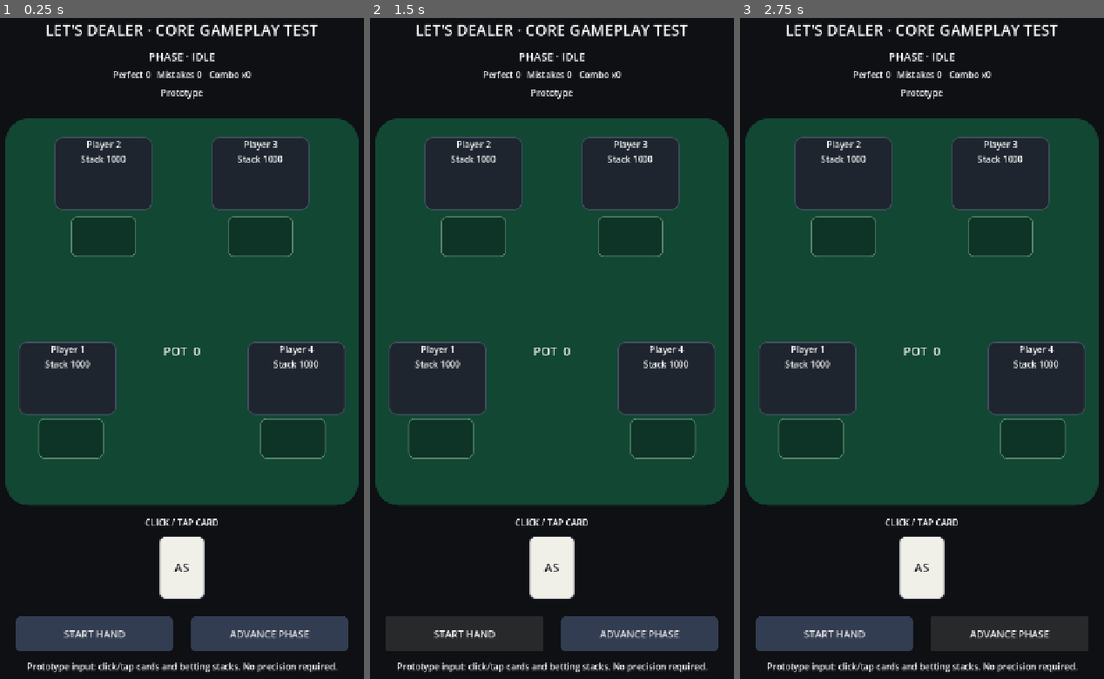
Above: before the commit, frames 1-3 (left to right).
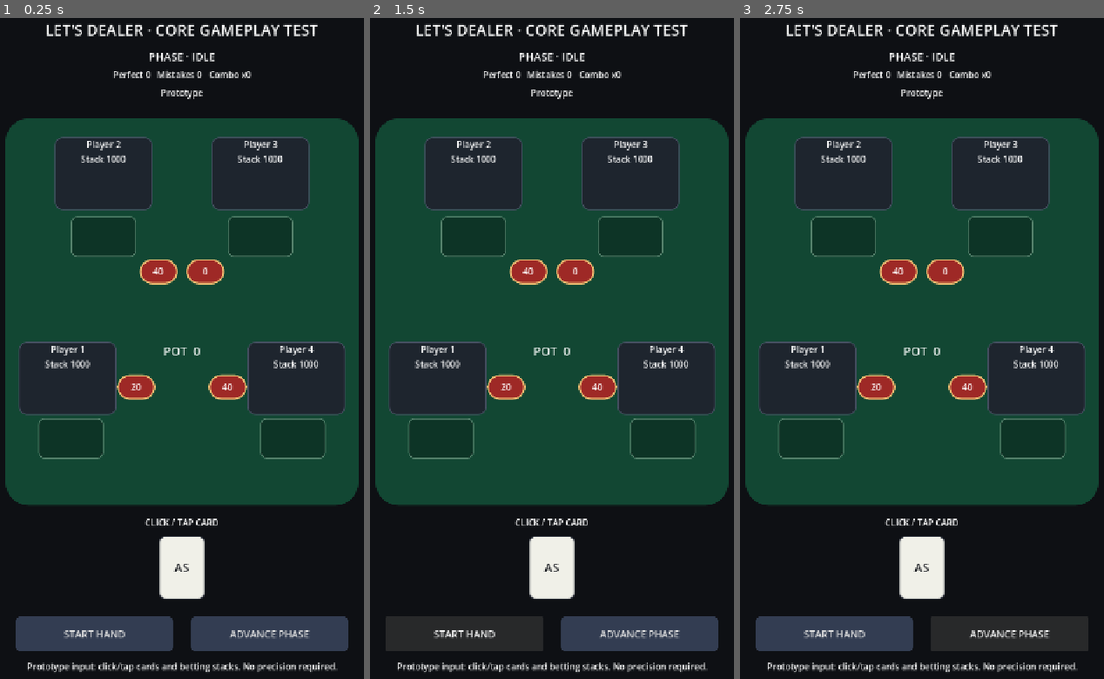
Above: after the commit, the same moments.

Repository: Queenrain9/lets-dealer
Game: Godot game, scene res://scenes/table_test.tscn
The game is run twice, just before and just after one commit, with the same random seed, the same clock (stepped at 60 frames per second) and the same inputs.
Inputs:
- Up to frame 1 (0.25 s): no input
- Up to frame 2 (1.5 s): click "START HAND" at 0.5 s; click "START HAND" at 1.25 s
- Up to frame 3 (2.75 s): click "ADVANCE PHASE" at 2 s

The runs differ from the first frame. In frame 1, 1.4% of the frame differs, in the area x 32-68%, y 36-58%; in frame 2, 1.4%; in frame 3, 1.4%.
Error in both runs: Trying to assign value of type 'PanelContainer' to a variable of type 'draggable_card.gd'. (res://scripts/gameplay/table_test.gd:8)

Commit message:
fix: use native Godot Button for betting stack interaction

Diff:
--- a/scripts/ui/swipe_chip_stack.gd
+++ b/scripts/ui/swipe_chip_stack.gd
@@ -1,8 +1,5 @@
-extends PanelContainer
+extends Button
 class_name SwipeChipStack
-
-const PREVIEW_PULL_RATIO: float = 0.16
-const MAX_PREVIEW_PULL: float = 64.0
 
 @export var seat_index: int = 0
 
@@ -12,29 +9,27 @@
 
 func _ready() -> void:
 	_home_position = position
+	amount_label.mouse_filter = Control.MOUSE_FILTER_IGNORE
+	focus_mode = Control.FOCUS_NONE
+	disabled = true
 	visible = false
-	mouse_filter = Control.MOUSE_FILTER_IGNORE
 
 func arm(amount: int) -> void:
 	amount_label.text = str(amount)
 	visible = amount > 0
-	mouse_filter = (
-		Control.MOUSE_FILTER_STOP if visible else Control.MOUSE_FILTER_IGNORE
-	)
+	disabled = not visible
 	reset_preview()
 
 func disarm() -> void:
+	disabled = true
 	visible = false
-	mouse_filter = Control.MOUSE_FILTER_IGNORE
 	reset_preview()
 
 func begin_preview() -> void:
 	scale = Vector2(1.04, 1.04)
 
 func update_preview(gesture_delta: Vector2) -> void:
-	var preview_delta: Vector2 = (
-		gesture_delta.limit_length(MAX_PREVIEW_PULL) * PREVIEW_PULL_RATIO
-	)
+	var preview_delta: Vector2 = gesture_delta.limit_length(64.0) * 0.16
 	position = _home_position + preview_delta
 
 func reset_preview() -> void:
